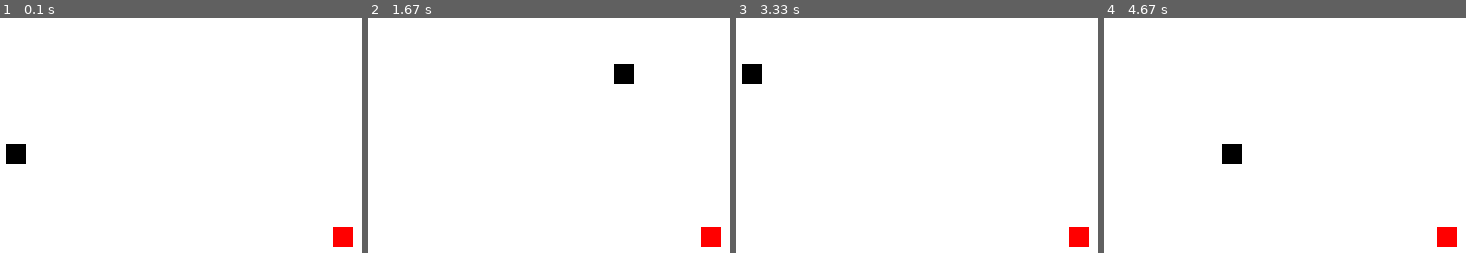
Above: before the commit, frames 1-4 (left to right).
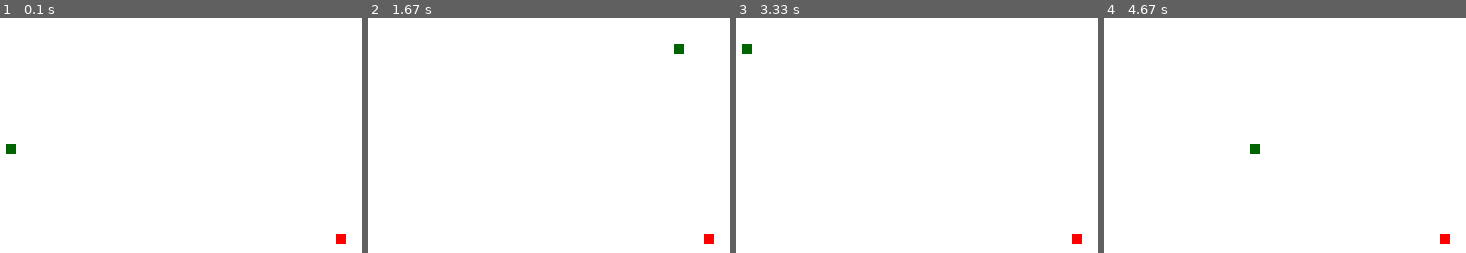
Above: after the commit, the same moments.

Repository: abaker-skudlarek/learningPython
Game: pygame game, started from pygameTutorial/main2.py
The game is run twice, just before and just after one commit, with the same random seed, the same clock (stepped at 60 frames per second) and the same inputs.
Inputs:
- Up to frame 1 (0.1 s): no input
- Up to frame 2 (1.67 s): hold Right 0.33-0.8 s; hold Up 0.83-1.13 s; hold Right 1.17-1.63 s
- Up to frame 3 (3.33 s): hold Left 1.67-2.2 s; hold Down 2.23-2.53 s; hold Left 2.57-2.97 s; hold Up from 3 s (still down)
- Up to frame 4 (4.67 s): release Up at 3.37 s; hold Right 3.4-4.03 s; hold Down 4.07-4.43 s; hold Left from 4.47 s (still down)

The runs differ from the first frame. In frame 1, 0.8% of the frame differs, in the area x 1-98%, y 53-98%; in frame 2, 0.9%, in the area x 67-98%, y 11-98%; in frame 3, 0.9%; in frame 4, 0.9%.

Commit message:
Up to video number 23

Diff:
--- a/pygameTutorial/main2.py
+++ b/pygameTutorial/main2.py
@@ -16,16 +16,16 @@
 # management variables
 WINDOW_WIDTH  = 800
 WINDOW_HEIGHT = 600
-FPS = 144
+FPS = 30
 font = pygame.font.SysFont(None, 25)
 clock = pygame.time.Clock()
 gameDisplay = pygame.display.set_mode((WINDOW_WIDTH, WINDOW_HEIGHT))
-
 
 # colors
 white = (255, 255, 255)
 black = (0, 0, 0)
 red = (255, 0, 0)
+green = (0, 100, 0)
 
 # set window title
 pygame.display.set_caption("Slither")
@@ -33,6 +33,10 @@
 #------------------------------------------------------------------------------#
 #--------------------------- Functions ----------------------------------------#
 #------------------------------------------------------------------------------#
+
+def snake(snakeSize, snakeList):
+    for coords in snakeList:
+        pygame.draw.rect(gameDisplay, green, [coords[0], coords[1], snakeSize, snakeSize])
 
 def messageToScreen(msg, color):
     screenText = font.render(msg, True, color)
@@ -42,17 +46,20 @@
     # variables
     gameExit = False
     gameOver = False
-    snakeSize = 20
-    appleSize = 20
-    movementSpeed = 2
+    snakeSize = 10
+    appleSize = 10
+    movementSpeed = 10
+    snakeList = []
+    snakeLength = 1
 
     leadX = WINDOW_WIDTH / 2
     leadXChange = 0
     leadY = WINDOW_HEIGHT / 2
     leadYChange = 0
 
-    appleX = random.randrange(0, WINDOW_WIDTH - appleSize)
-    appleY = random.randrange(0, WINDOW_HEIGHT - appleSize)
+    # the third argument to randrange() is the increment of the random numbers
+    appleX = random.randrange(0, WINDOW_WIDTH - appleSize, appleSize)
+    appleY = random.randrange(0, WINDOW_HEIGHT - appleSize, appleSize)
 
     while not gameExit:
 
@@ -62,6 +69,9 @@
             pygame.display.update()
 
             for event in pygame.event.get():
+                if event.type == pygame.QUIT:
+                    gameExit = True
+                    gameOver = False
                 if event.type == pygame.KEYDOWN:
                     if event.key == pygame.K_q:
                         gameExit = True
@@ -99,10 +109,40 @@
         # draw apple
         pygame.draw.rect(gameDisplay, red, [appleX, appleY, appleSize, appleSize])
 
+        # get snake lists ready
+        snakeHead = []
+        snakeHead.append(leadX)
+        snakeHead.append(leadY)
+        snakeList.append(snakeHead)
+
+        # delete first segment if the length is longer than the expected length
+        if len(snakeList) > snakeLength:
+            del snakeList[0]
+
+        # check for colliding with the snake body
+        for eachSegment in snakeList[:-1]:
+            if eachSegment == snakeHead:
+                gameOver = True
+
         # draw snake
-        pygame.draw.rect(gameDisplay, black, [leadX, leadY, snakeSize, snakeSize])
+        snake(snakeSize, snakeList)
 
         pygame.display.update()
+
+        # move apple if snake goes over the apple and increase snake size
+        #if leadX == appleX and leadY == appleY:
+        #    appleX = random.randrange(0, WINDOW_WIDTH - appleSize, appleSize)
+        #    appleY = random.randrange(0, WINDOW_HEIGHT - appleSize, appleSize)
+        #    snakeLength += 2
+
+        # on the way to better hit detection
+        # TODO issue with hitting the apple even if too far to the left or bottom
+        if leadX >= appleX and leadX <= appleX + appleSize:
+            if leadY >= appleY and leadY <= appleY + appleSize:
+                appleX = random.randrange(0, WINDOW_WIDTH - appleSize, appleSize)
+                appleY = random.randrange(0, WINDOW_HEIGHT - appleSize, appleSize)
+                snakeLength += 2
+
         clock.tick(FPS)
 
     pygame.quit() # quit pygame
